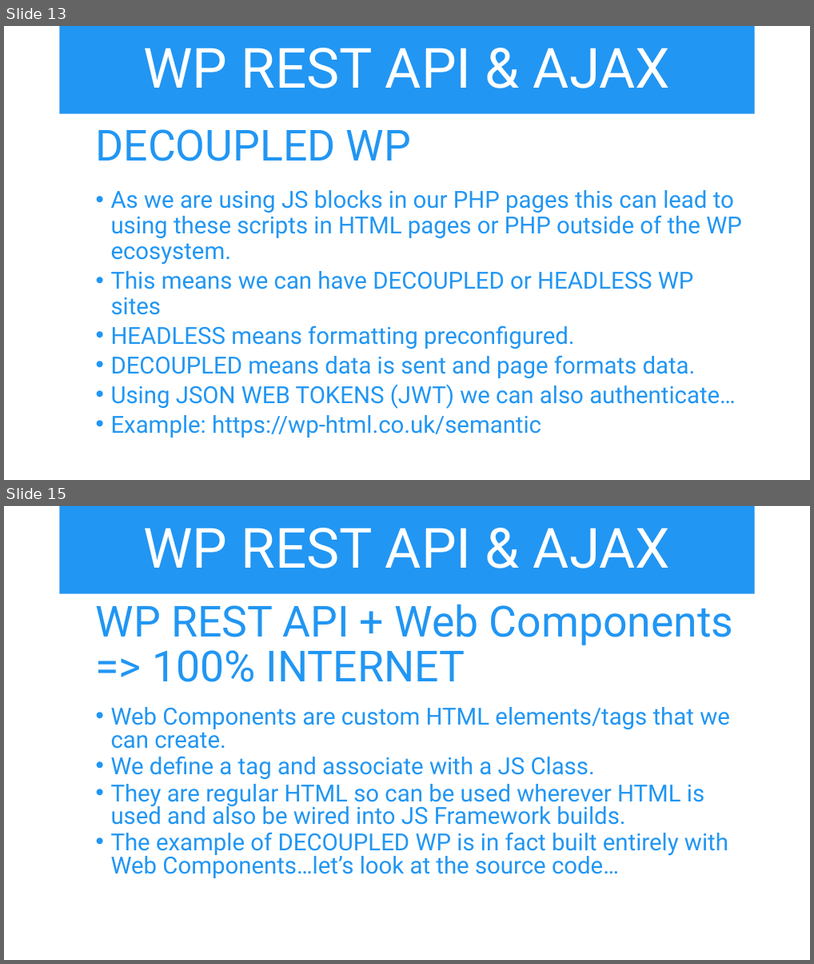
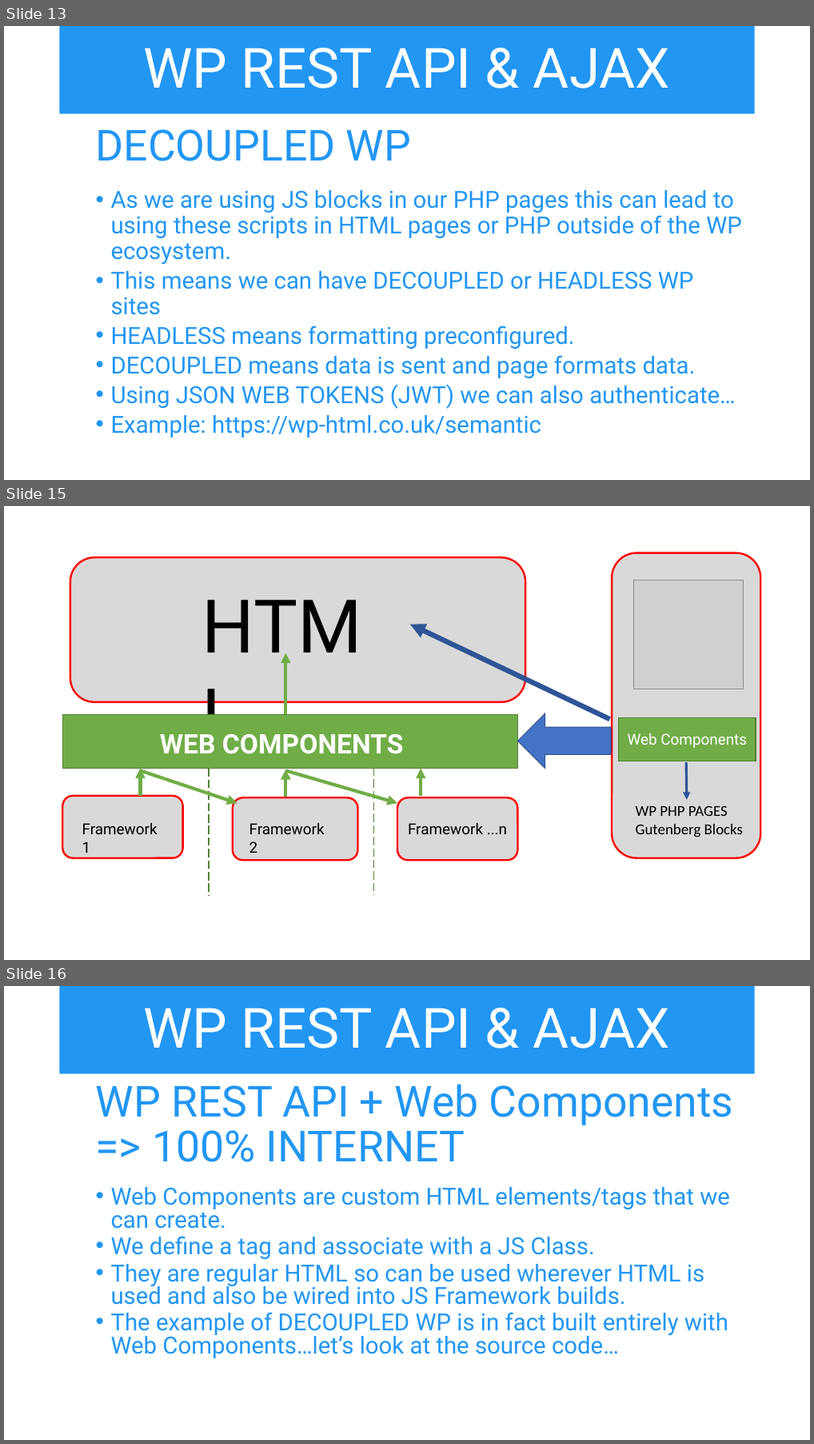
Before and after one commit to iwswordpress/rest, a slide deck: rest-api-workshop.pptx. Shown one above the other, each under a label of ours: slides 13 and 15 before the commit, slides 13, 15 and 16 after it; the slides between them are not shown. The pictures are 814x964 and 814x1444 pixels, drawn with LibreOffice and Linux fonts; fonts in the diff are those of the drawing; grey boxes stand for pictures. Boxes give left, top, right and bottom in pixels: in the first picture for what was removed or moved away, otherwise in the second. Text is boxed around its words. In the diff, an @@ line names an element or a change of style, - is before the commit and + after.

Commit message:
update slides

```diff
--- a/rest-api-workshop.pptx
+++ b/rest-api-workshop.pptx
@@ slide 15 added at bbox=[4, 506, 810, 960], background #FFFFFF @@
@@ rounded rectangle added at bbox=[612, 553, 761, 858], fill #D9D9D9, outline #FF0000 2.25 pt @@
@@ rounded rectangle added at bbox=[70, 557, 526, 702], fill #D9D9D9, outline #FF0000 2.25 pt @@
@@ text added at bbox=[196, 576, 407, 672], 88 pt, text #000000 @@
+HTML
@@ picture added at bbox=[634, 580, 743, 688] @@
@@ arrow added from (610, 719) to (410, 624), #2F5597 6 pt @@
@@ arrow added from (286, 715) to (286, 653), #70AD47 4 pt @@
@@ rectangle added at bbox=[62, 715, 518, 768], fill #70AD47, outline #538035 1 pt @@
@@ right arrow added at bbox=[518, 713, 611, 768], fill #4472C4, outline #325491 1 pt @@
@@ rectangle added at bbox=[619, 718, 756, 760], fill #70AD47, outline #538035 1 pt, 18 pt, text #FFFFFF @@
+Web Components
@@ text added at bbox=[160, 734, 404, 754], 32 pt, text #FFFFFF, bold @@
+WEB COMPONENTS
@@ line added from (209, 733) to (209, 896), #548235 1.25 pt dashed @@
@@ line added from (374, 733) to (374, 895), #548235 1.25 pt dashed @@
@@ arrow added from (141, 796) to (141, 768), #70AD47 4 pt @@
@@ arrow added from (286, 797) to (286, 769), #70AD47 4 pt @@
@@ arrow added from (421, 796) to (421, 768), #70AD47 4 pt @@
@@ arrow added from (687, 763) to (687, 800), #2F5597 3 pt @@
@@ arrow added from (141, 770) to (238, 803), #70AD47 4 pt @@
@@ arrow added from (286, 770) to (398, 803), #70AD47 4 pt @@
@@ rounded rectangle added at bbox=[62, 796, 183, 858], fill #D9D9D9, outline #FF0000 2.25 pt @@
@@ rounded rectangle added at bbox=[233, 797, 358, 860], fill #D9D9D9, outline #FF0000 2.25 pt @@
@@ rounded rectangle added at bbox=[398, 797, 518, 860], fill #D9D9D9, outline #FF0000 2.25 pt @@
@@ text added at bbox=[636, 805, 743, 837], 18 pt, text #000000 @@
+WP PHP PAGES
+Gutenberg Blocks
@@ text added at bbox=[82, 823, 158, 857], 18 pt, text #000000 @@
+Framework 1
@@ text added at bbox=[250, 823, 325, 852], 18 pt, text #000000 @@
+Framework 2
@@ text added at bbox=[408, 823, 507, 834], 18 pt, text #000000 @@
+Framework ...n
@@ what was slide 15 is now slide 16 @@
```
Also in this commit, not shown: 2 other slides added, 2 slides removed, 5 other files.
